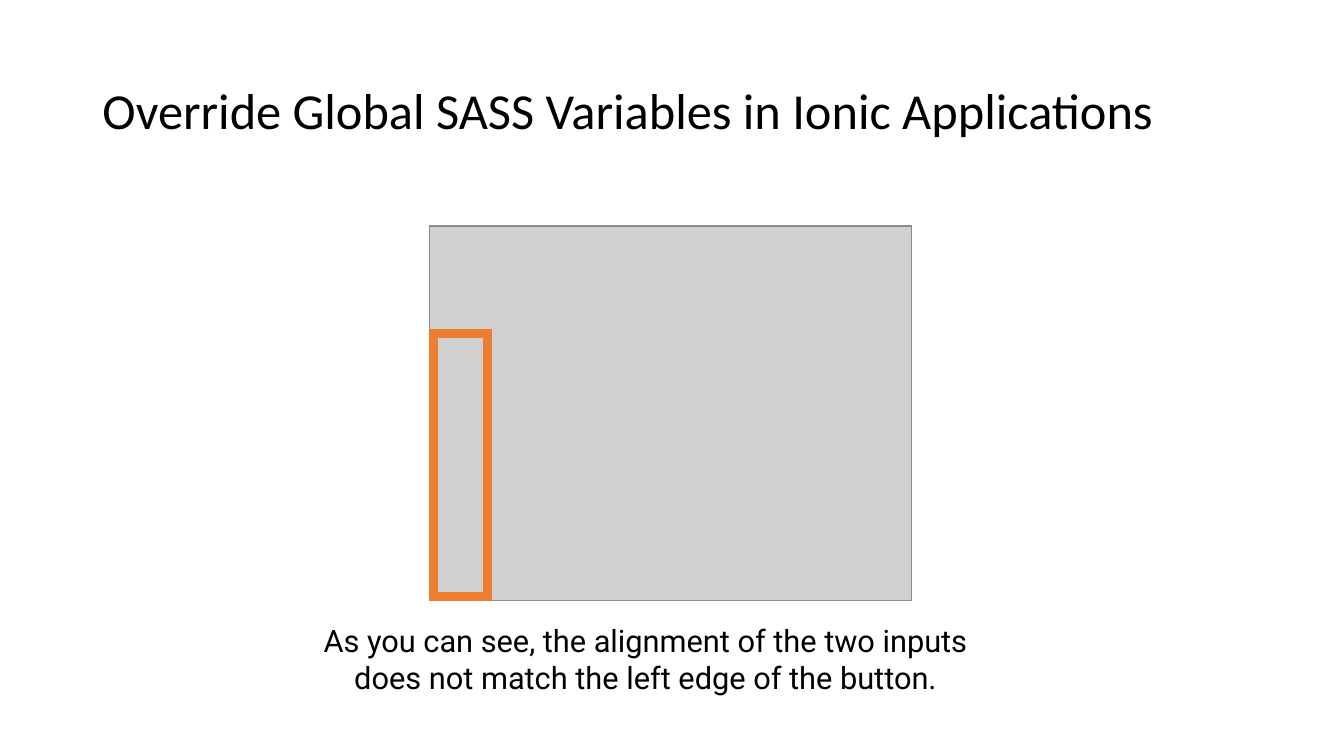
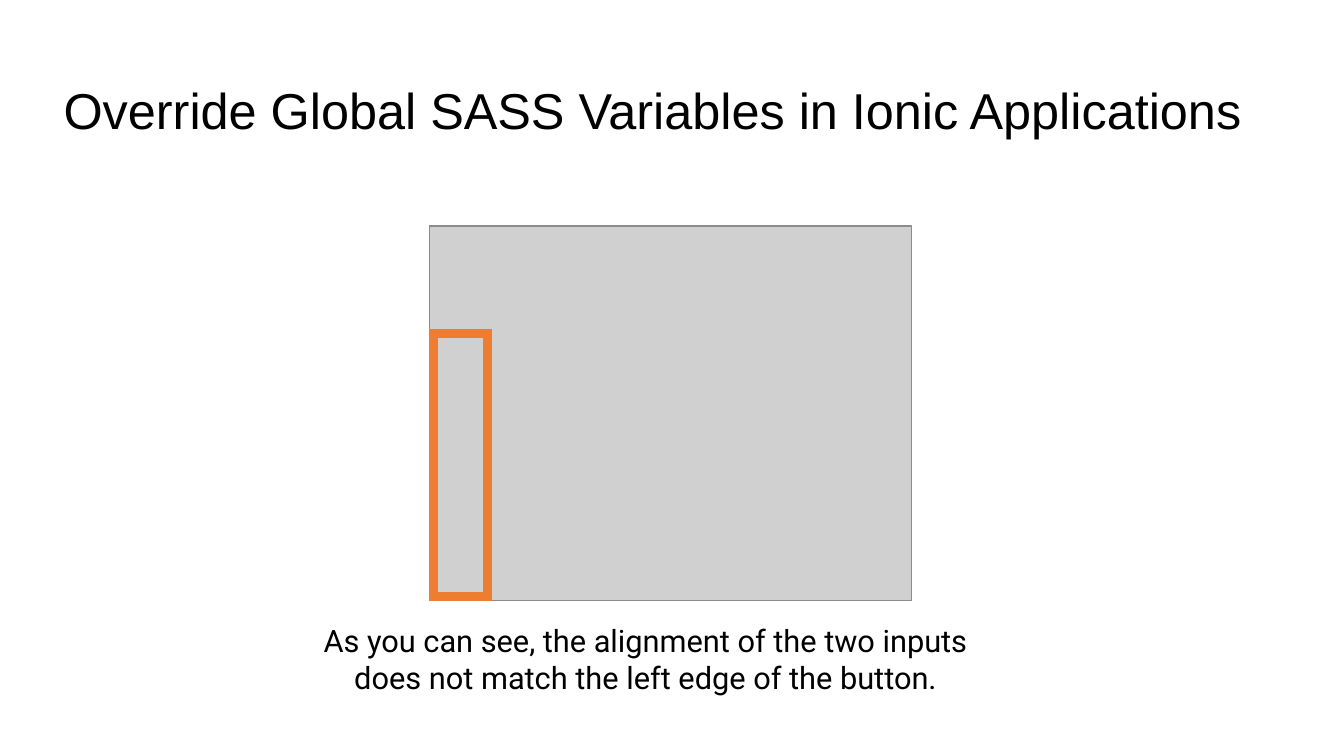
Before and after one commit to fauzisho/ionic-module-learning, a slide deck: slide 9 of 3. Design and Themes/Design and Theme.pptx. Drawn at 1344x756 pixels with LibreOffice and Linux fonts; fonts in the diff are those of the drawing; grey boxes stand for pictures. Boxes give left, top, right and bottom in pixels: in the first picture for what was removed or moved away, otherwise in the second. Text is boxed around its words. In the diff, an @@ line names an element or a change of style, - is before the commit and + after.

```diff
--- a/3. Design and Themes/Design and Theme.pptx
+++ b/3. Design and Themes/Design and Theme.pptx
@@ title "Override Global SASS Variables in ...": place and size @@
-title "Override Global SASS Variables in ..." at (102, 94, 1152, 137)
+title "Override Global SASS Variables in ..." at (64, 92, 1242, 139)
@@ title "Override Global SASS Variables in ..." at (64, 92, 1242, 139): font Calibri to Arial @@
```
Also in this commit, not shown: 10 other slides changed, 3 slides added, 2 other files.
